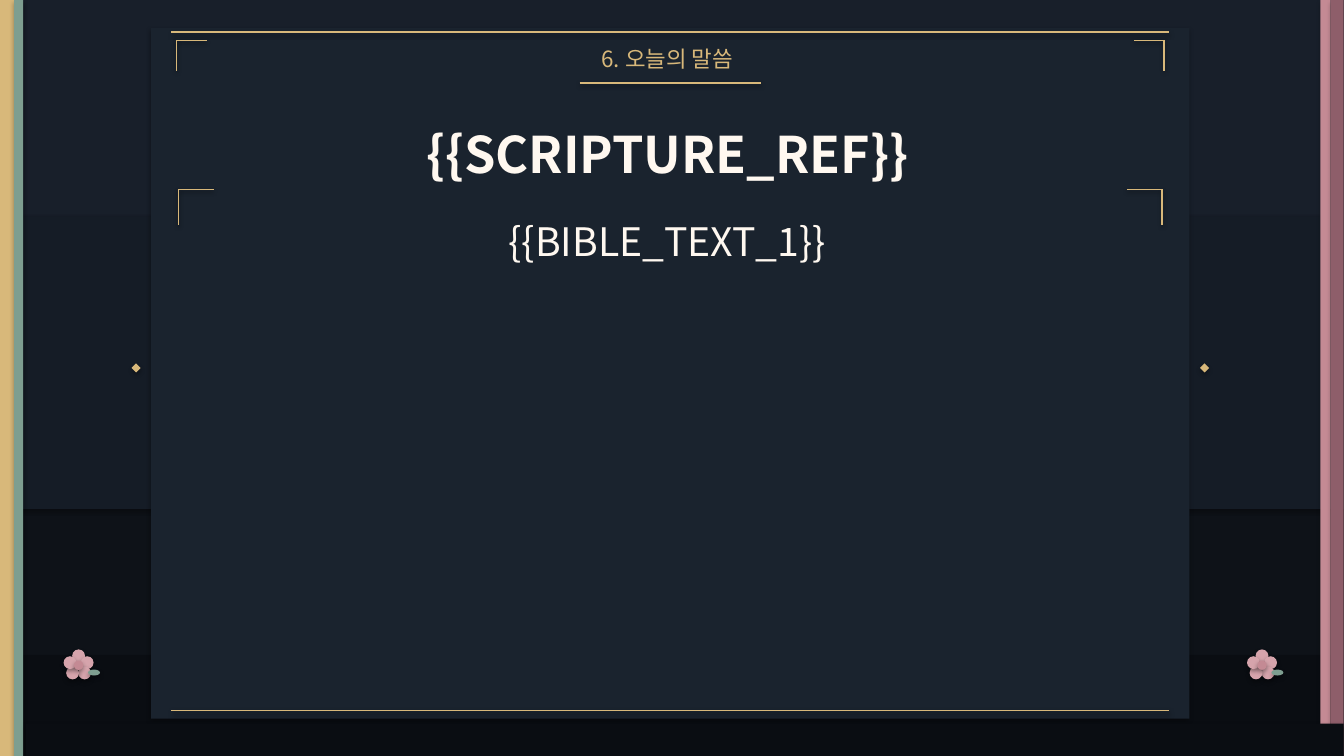
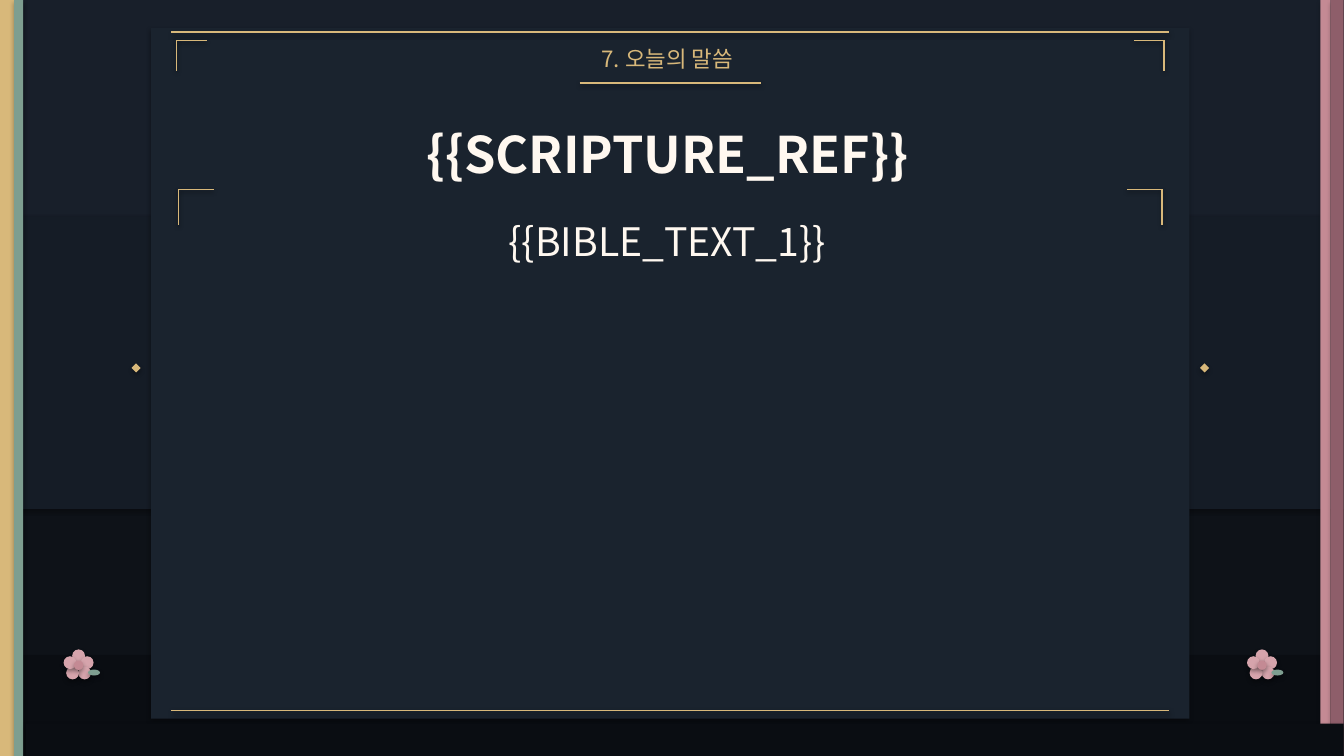
Before and after one commit to greentown2/worship-app, a slide deck: slide 10 of templates/master_worship.pptx (slide 8 before the commit). Drawn at 1344x756 pixels with LibreOffice and Linux fonts; fonts in the diff are those of the drawing. Boxes give left, top, right and bottom in pixels: in the first picture for what was removed or moved away, otherwise in the second. Text is boxed around its words. In the diff, an @@ line names an element or a change of style, - is before the commit and + after.

```diff
--- a/templates/master_worship.pptx
+++ b/templates/master_worship.pptx
@@ text at (602,48,733,69): text changed @@
-6. 오늘의 말씀
+7. 오늘의 말씀
```
Also in this commit, not shown: 8 other slides changed, 2 slides added, 14 other files.
